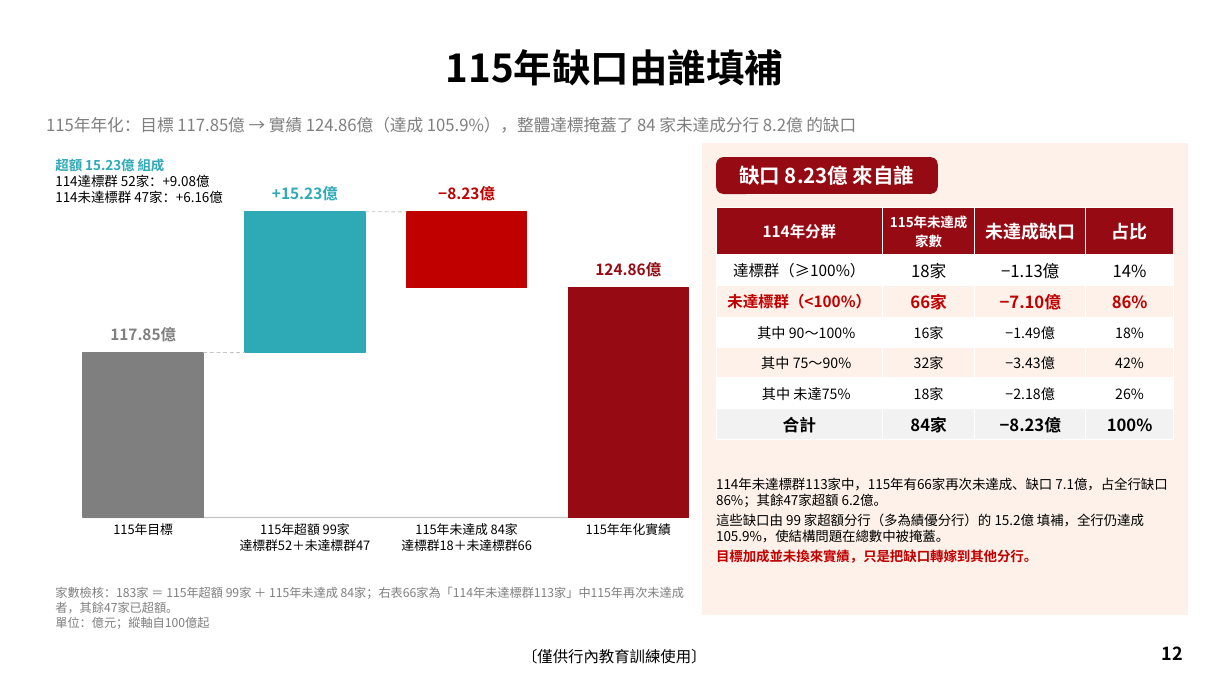
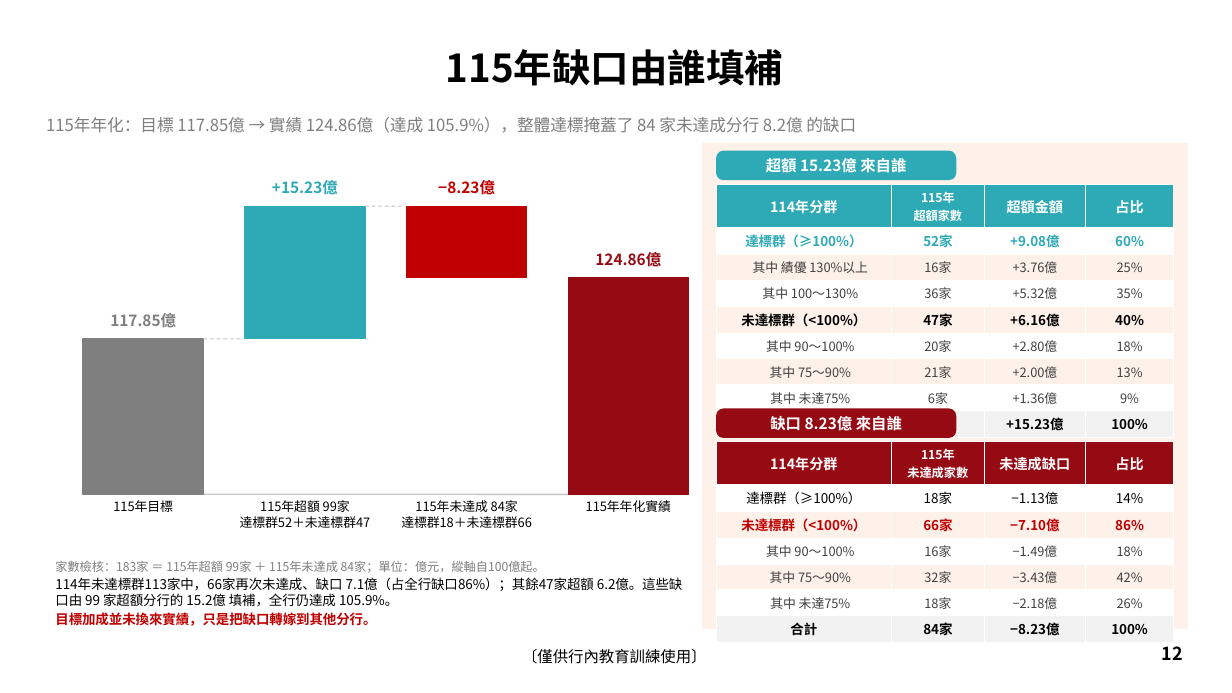
Before and after one commit to LuoGuoFong/TEST, a slide deck: slide 12 of output/財管手收目標訂定原則比較_115vs116方案_EDITED_VER2_加分行表現分析.pptx. Drawn at 1232x693 pixels with LibreOffice and Linux fonts; fonts in the diff are those of the drawing; background and template pictures are left out. Boxes give left, top, right and bottom in pixels: in the first picture for what was removed or moved away, otherwise in the second. Text is boxed around its words. In the diff, an @@ line names an element or a change of style, - is before the commit and + after.

```diff
--- a/output/財管手收目標訂定原則比較_115vs116方案_EDITED_VER2_加分行表現分析.pptx
+++ b/output/財管手收目標訂定原則比較_115vs116方案_EDITED_VER2_加分行表現分析.pptx
@@ rectangle: place and size @@
-rectangle at box(702, 143, 1188, 615)
+rectangle at box(702, 143, 1188, 628)
@@ text removed at box(55, 156, 223, 203) @@
-超額 15.23億 組成
-114達標群 52家：+9.08億
-114未達標群 47家：+6.16億
@@ rounded rectangle added at box(716, 151, 957, 180), fill #2EA9B6, 12 pt, text #FFFFFF, bold @@
+超額 15.23億 來自誰
@@ rectangle: place and size @@
-rectangle at box(245, 212, 365, 352)
+rectangle at box(245, 206, 365, 339)
@@ 2 texts, 1 line, 1 rectangle: place and size @@
-2 texts, 1 line, 1 rectangle at box(272, 186, 527, 287)
+2 texts, 1 line, 1 rectangle at box(272, 180, 527, 278)
@@ table at box(716, 185, 1174, 435) @@
-row 1: 114年分群 | 115年未達成家數 | 未達成缺口 | 占比
-row 2: 達標群（≥100%） | 18家 | −1.13億 | 14%
-row 3: 未達標群（<100%） | 66家 | −7.10億 | 86%
-row 4: 其中 90～100% | 16家 | −1.49億 | 18%
-row 5: 其中 75～90% | 32家 | −3.43億 | 42%
-row 6: 其中 未達75% | 18家 | −2.18億 | 26%
-row 7: 合計 | 84家 | −8.23億 | 100%
+row 1: 114年分群 | 115年 / 超額家數 | 超額金額 | 占比
+row 2: 達標群（≥100%） | 52家 | +9.08億 | 60%
+row 3: 其中 績優 130%以上 | 16家 | +3.76億 | 25%
+row 4: 其中 100～130% | 36家 | +5.32億 | 35%
+row 5: 未達標群（<100%） | 47家 | +6.16億 | 40%
+row 6: 其中 90～100% | 20家 | +2.80億 | 18%
+row 7: 其中 75～90% | 21家 | +2.00億 | 13%
+row 8: 其中 未達75% | 6家 | +1.36億 | 9%
+row 9: 合計 | 99家 | +15.23億 | 100%
@@ table: place and size @@
-table at box(716, 208, 1174, 437)
+table at box(716, 185, 1174, 435)
@@ text "124.86億": place and size @@
-text "124.86億" at box(595, 262, 661, 277)
+text "124.86億" at box(595, 252, 661, 267)
@@ rectangle: place and size @@
-rectangle at box(568, 287, 689, 518)
+rectangle at box(568, 278, 689, 494)
@@ text "117.85億": place and size @@
-text "117.85億" at box(110, 327, 176, 342)
+text "117.85億" at box(110, 313, 176, 328)
@@ rectangle: place and size @@
-rectangle at box(83, 352, 203, 517)
+rectangle at box(83, 339, 203, 494)
@@ line moved from (203, 352) - (245, 352) to (203, 339) - (245, 339) @@
@@ rounded rectangle "缺口 8.23億 來自誰": place and size @@
-rounded rectangle "缺口 8.23億 來自誰" at box(716, 157, 938, 194)
+rounded rectangle "缺口 8.23億 來自誰" at box(716, 409, 957, 438)
@@ rounded rectangle "缺口 8.23億 來自誰" at box(716, 409, 957, 438): size 16 to 12 pt; proportions changed @@
@@ table added at box(716, 442, 1174, 640), 7 rows, 4 columns @@
+114年分群 | 115年 / 未達成家數 | 未達成缺口 | 占比
+達標群（≥100%） | 18家 | −1.13億 | 14%
+未達標群（<100%） | 66家 | −7.10億 | 86%
+其中 90～100% | 16家 | −1.49億 | 18%
+其中 75～90% | 32家 | −3.43億 | 42%
+其中 未達75% | 18家 | −2.18億 | 26%
+合計 | 84家 | −8.23億 | 100%
@@ text removed at box(716, 477, 1167, 563) @@
-114年未達標群113家中，115年有66家再次未達成、缺口 7.1億，占全行缺口 86%；其餘47家超額 6.2億。
-這些缺口由 99 家超額分行（多為績優分行）的 15.2億 填補，全行仍達成 105.9%，使結構問題在總數中被掩蓋。
-目標加成並未換來實績，只是把缺口轉嫁到其他分行。
@@ 4 texts, 1 line: place and size @@
-4 texts, 1 line at box(83, 518, 689, 551)
+4 texts, 1 line at box(83, 494, 689, 528)
@@ text at box(55, 561, 683, 626): text changed; size 9.5 to 10.5 pt; text colour #7F7F7F to #000000 @@
-家數檢核：183家 ＝ 115年超額 99家 ＋ 115年未達成 84家；右表66家為「114年未達標群113家」中115年再次未達成者，其餘47家已超額。
-單位：億元；縱軸自100億起
+家數檢核：183家 ＝ 115年超額 99家 ＋ 115年未達成 84家；單位：億元，縱軸自100億起。
+114年未達標群113家中，66家再次未達成、缺口 7.1億（占全行缺口86%）；其餘47家超額 6.2億。這些缺口由 99 家超額分行的 15.2億 填補，全行仍達成 105.9%。
+目標加成並未換來實績，只是把缺口轉嫁到其他分行。
@@ text "家數檢核：183家 ＝ 115年超額 99家 ＋ ..." at box(55, 561, 683, 626): vertical alignment middle to top @@
```
Also in this commit, not shown: 1 other file.
